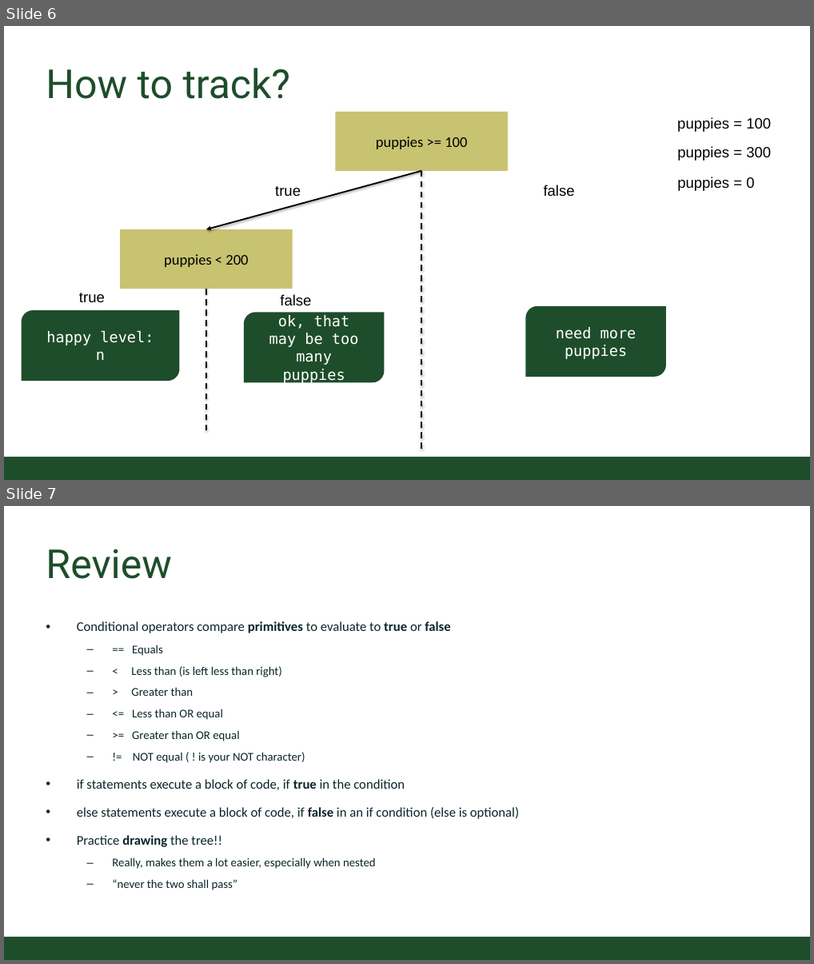
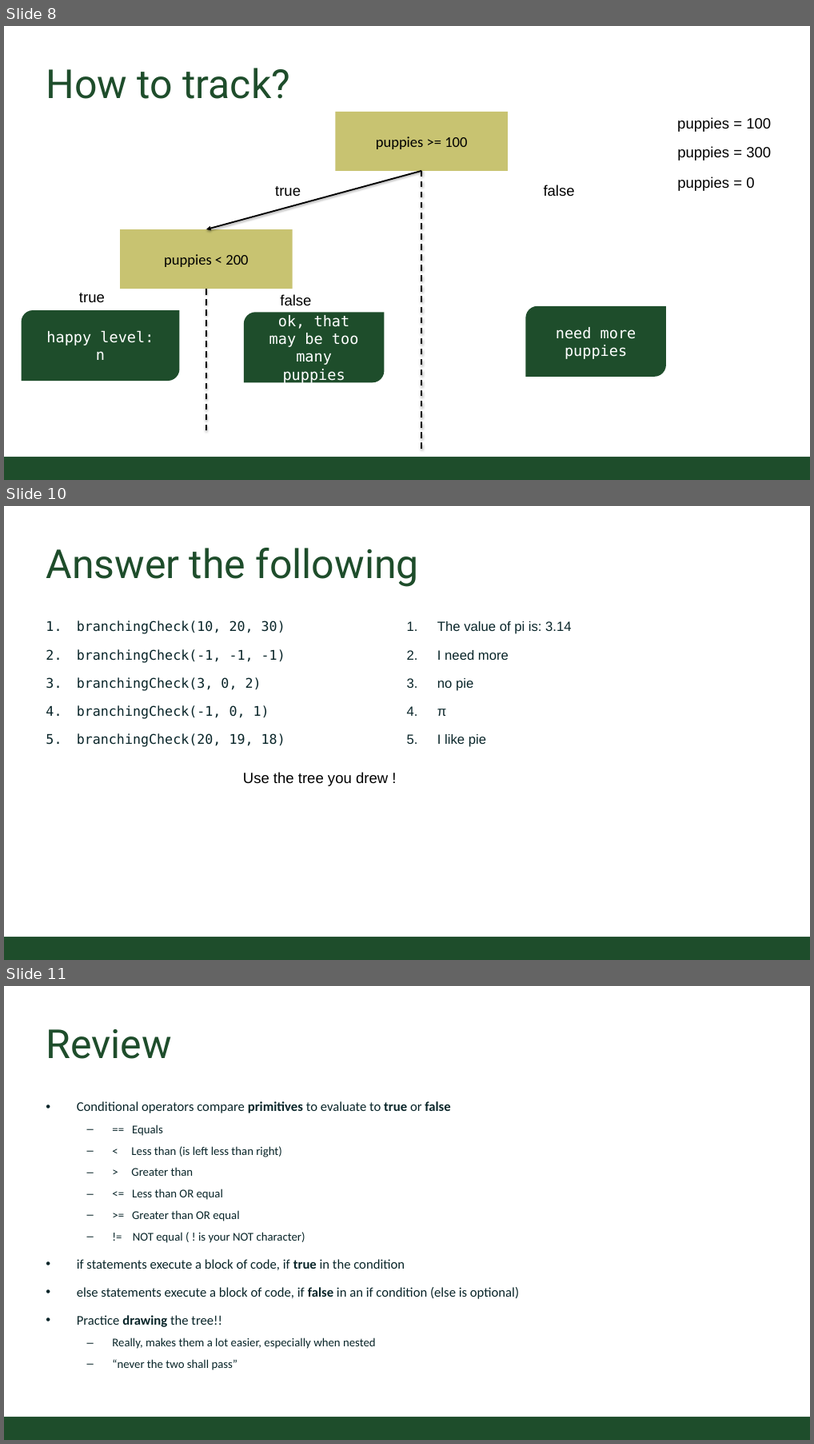
Before and after one commit to CSU-CompSci-CS163-4/Handouts, a slide deck: slides/On-Campus/03_01_Branching.pptx. Shown one above the other, each under a label of ours: slides 6 and 7 before the commit, slides 8, 10 and 11 after it; the slides between them are not shown. The pictures are 814x964 and 814x1444 pixels, drawn with LibreOffice and Linux fonts; fonts in the diff are those of the drawing; background and template pictures are left out. Boxes give left, top, right and bottom in pixels: in the first picture for what was removed or moved away, otherwise in the second. Text is boxed around its words. In the diff, an @@ line names an element or a change of style, - is before the commit and + after.

```diff
--- a/slides/On-Campus/03_01_Branching.pptx
+++ b/slides/On-Campus/03_01_Branching.pptx
@@ slide 10 added at bbox=[4, 506, 810, 960], background #FFFFFF; not listed: 1 template element that a slide beside it also shows @@
@@ title added at bbox=[46, 548, 419, 587], 54 pt, text #1E4D2B @@
+Answer the following
@@ text added at bbox=[77, 620, 286, 747], 18 pt, text #092529 @@
+1. branchingCheck(10, 20, 30)
+2. branchingCheck(-1, -1, -1)
+3. branchingCheck(3, 0, 2)
+4. branchingCheck(-1, 0, 1)
+5. branchingCheck(20, 19, 18)
@@ text added at bbox=[438, 621, 571, 747], 18 pt, text #092529 @@
+1. The value of pi is: 3.14
+2. I need more
+3. no pie
+4. π
+5. I like pie
@@ text added at bbox=[243, 772, 388, 786], 20 pt, text #000000 @@
+Use the tree you drew !
@@ what was slide 6 is now slide 8 @@
@@ what was slide 7 is now slide 11 @@
```
Also in this commit, not shown: 3 other slides added, 1 other file.
